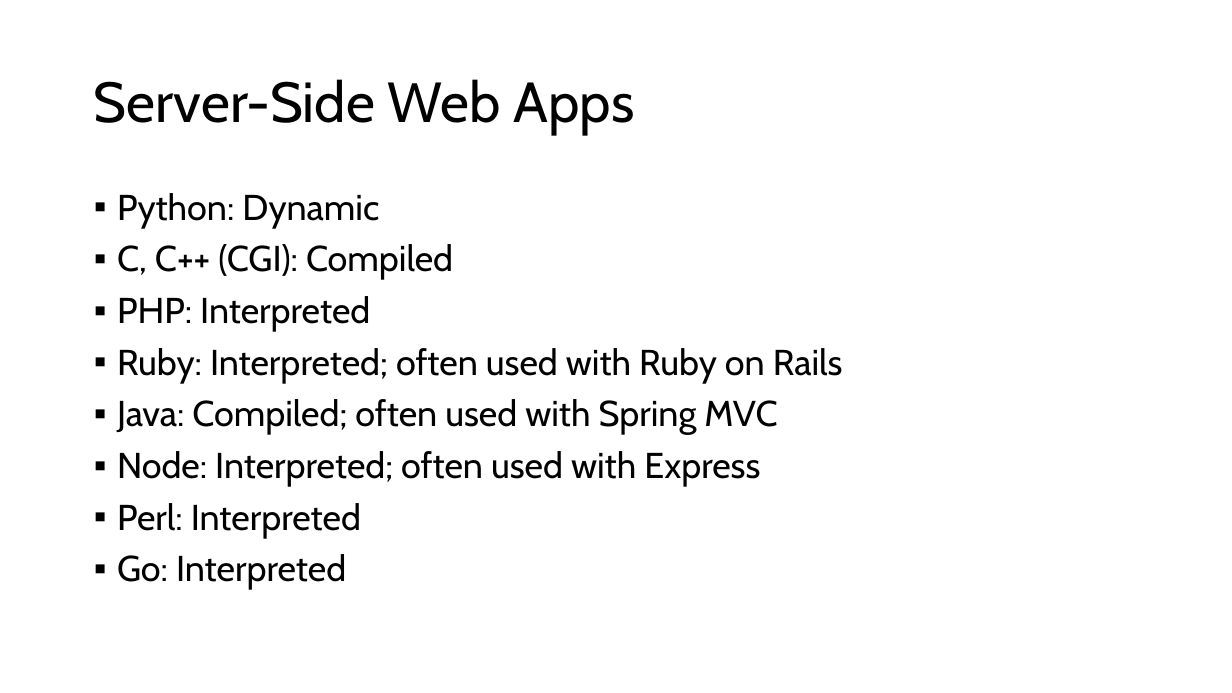
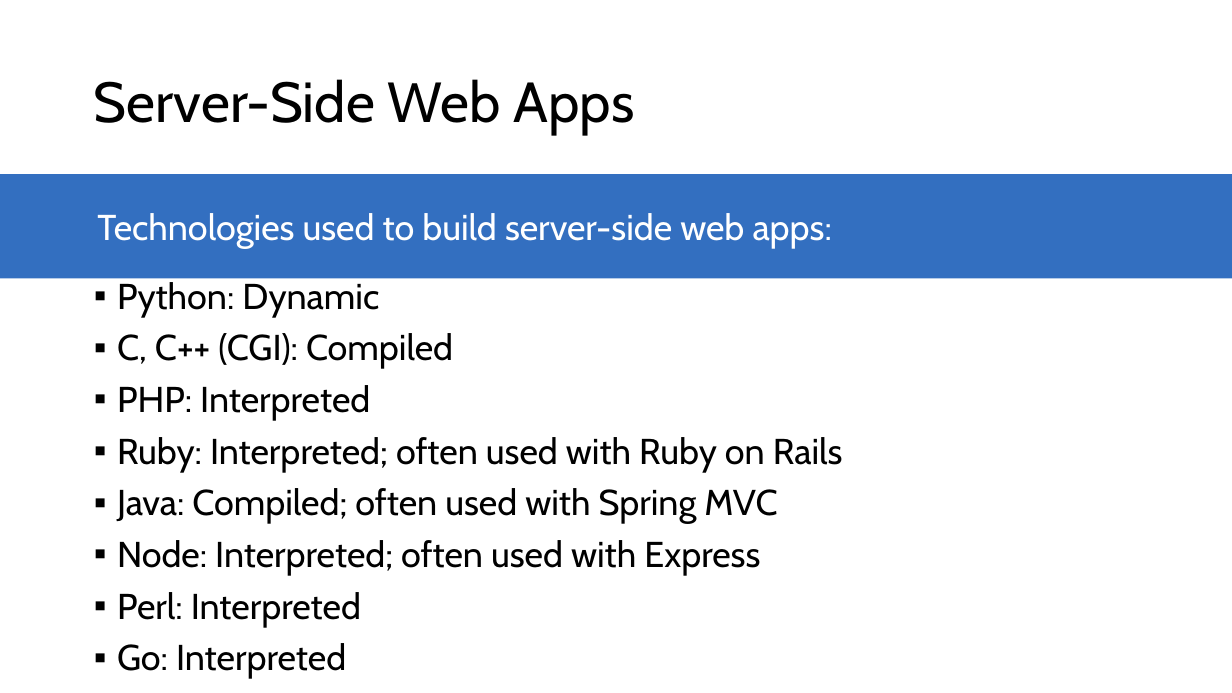
Before and after one commit to microsoft/AcademicContent, a slide deck: slide 5 of Complimentary Course Content/Module2/Lessons/Module2_Lesson2 Getting Started with Node.js.pptx. Drawn at 1232x693 pixels with LibreOffice and Linux fonts; fonts in the diff are those of the drawing. Boxes give left, top, right and bottom in pixels: in the first picture for what was removed or moved away, otherwise in the second. Text is boxed around its words. In the diff, an @@ line names an element or a change of style, - is before the commit and + after.

```diff
--- a/Complimentary Course Content/Module2/Lessons/Module2_Lesson2 Getting Started with Node.js.pptx
+++ b/Complimentary Course Content/Module2/Lessons/Module2_Lesson2 Getting Started with Node.js.pptx
@@ rectangle added at bbox=[0, 174, 1232, 278], fill #336FC0 @@
@@ text added at bbox=[97, 213, 832, 249], 28 pt, text #FFFFFF @@
+Technologies used to build server-side web apps:
@@ text "Python: Dynamic" rewrapped from bbox=[117, 193, 843, 590] to bbox=[117, 278, 843, 679] @@
```
Also in this commit, not shown: 1 other slide changed, 1 other file.
